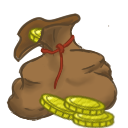
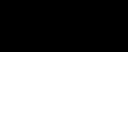
Layers edited between the first and the second w=128, h=128 image:
added layer "Capa de pintura 64" above "Coin5" over [0, 0, 128, 128]
hid group "Coin5" (7 layers) over [0, 0, 128, 128]
